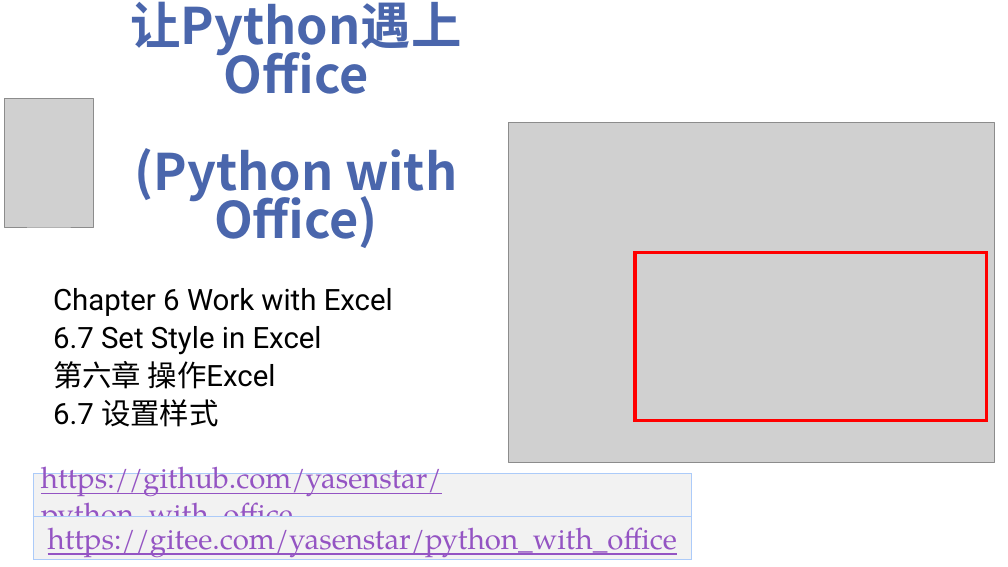
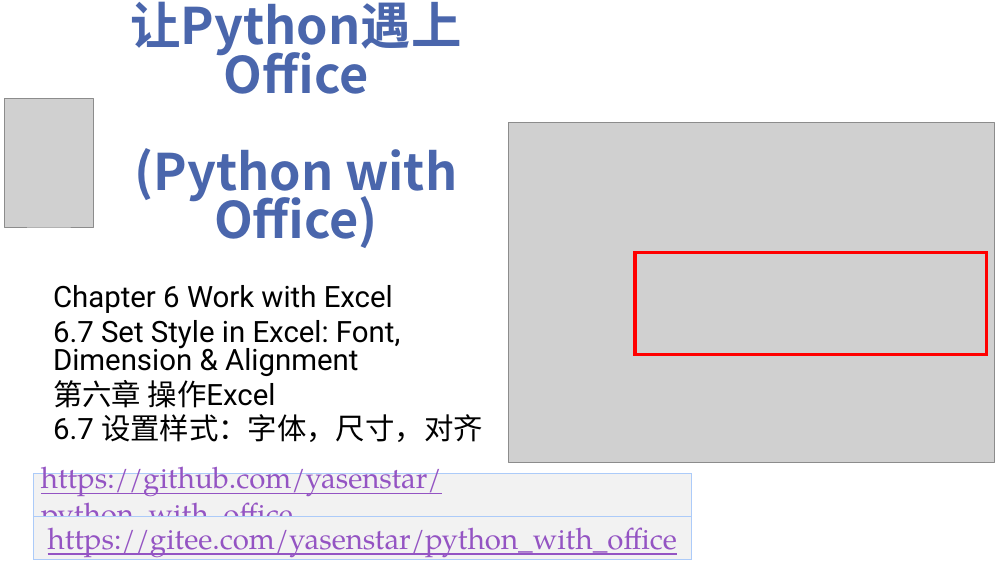
Before and after one commit to yasenstar/python_with_office, a slide deck: slide 35 of Python-with-Office-Video_Covers.pptx. Drawn at 1008x567 pixels with LibreOffice and Linux fonts; fonts in the diff are those of the drawing; grey boxes stand for pictures; background and template pictures are left out. Boxes give left, top, right and bottom in pixels: in the first picture for what was removed or moved away, otherwise in the second. Text is boxed around its words. In the diff, an @@ line names an element or a change of style, - is before the commit and + after.

Commit message:
add 6-7 (1) Font, Dimension and Alignment

```diff
--- a/Python-with-Office-Video_Covers.pptx
+++ b/Python-with-Office-Video_Covers.pptx
@@ rectangle: place and size @@
-rectangle at [635, 253, 987, 420]
+rectangle at [635, 253, 987, 355]
@@ subtitle at [53, 285, 393, 408]: line spacing 0.9 to 0.8 @@
@@ subtitle at [53, 320, 400, 376]: text changed @@
-6.7 Set Style in Excel
+6.7 Set Style in Excel: Font, Dimension & Alignment
@@ subtitle at [53, 414, 483, 442]: text changed @@
-6.7 设置样式
+6.7 设置样式：字体，尺寸，对齐
```
Also in this commit, not shown: 1 slide added, 9 other files.
